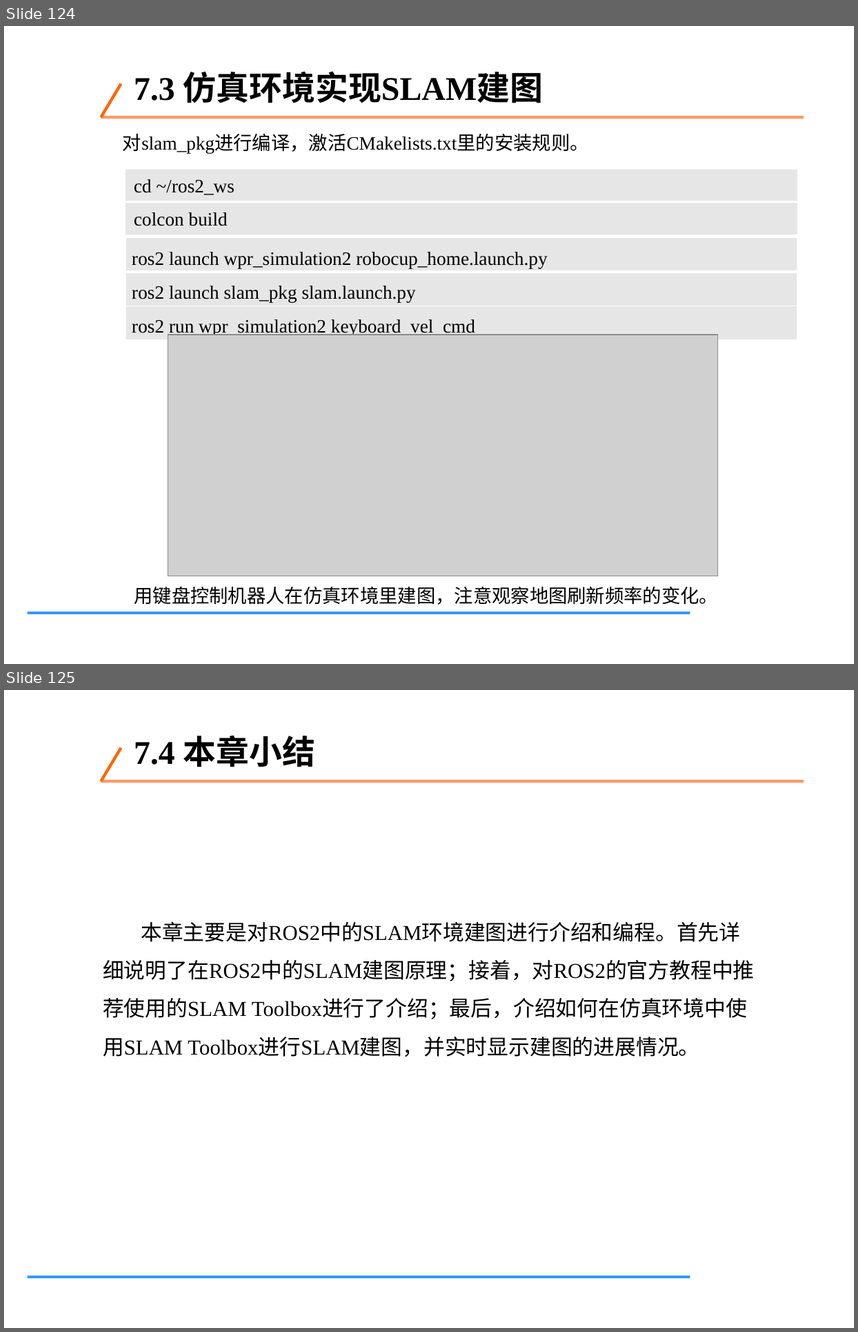
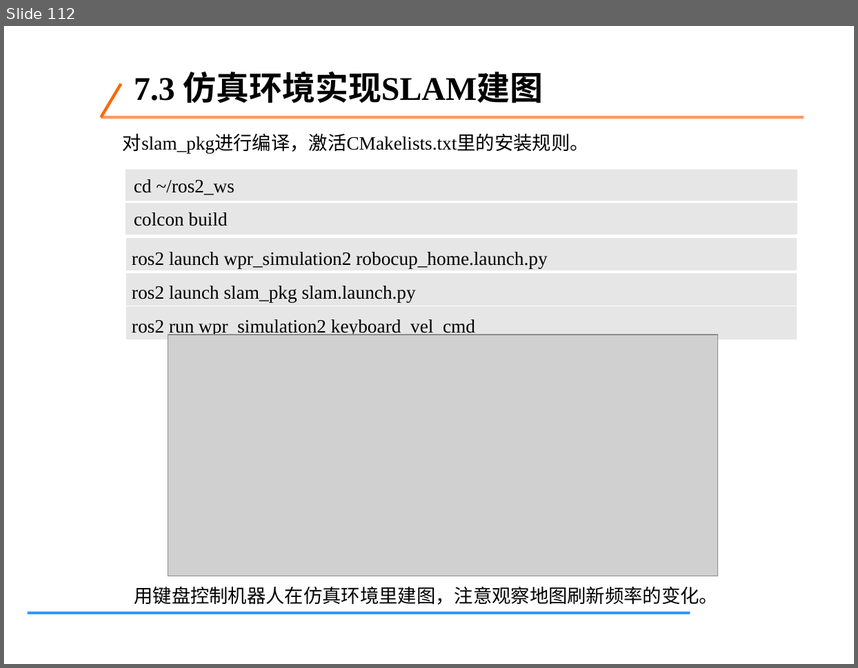
Before and after one commit to tcy1998/robotics-engineering-practice, a slide deck: downloads/week02-chapters-01-07.pptx. Shown one above the other, each under a label of ours: slides 124 and 125 before the commit, slide 112 after it. The pictures are 858x1332 and 858x668 pixels, drawn with LibreOffice and Linux fonts; fonts in the diff are those of the drawing; grey boxes stand for pictures. Boxes give left, top, right and bottom in pixels: in the first picture for what was removed or moved away, otherwise in the second. Text is boxed around its words. In the diff, an @@ line names an element or a change of style, - is before the commit and + after.

```diff
--- a/downloads/week02-chapters-01-07.pptx
+++ b/downloads/week02-chapters-01-07.pptx
@@ slide 125 removed at (x1=4, y1=690, x2=854, y2=1328), background #FFFFFF; not listed: 3 template elements that a slide beside it also shows @@
@@ text removed at (x1=134, y1=735, x2=315, y2=767) @@
-7.4 本章小结
@@ text removed at (x1=103, y1=922, x2=755, y2=1056) @@
-本章主要是对ROS2中的SLAM环境建图进行介绍和编程。首先详细说明了在ROS2中的SLAM建图原理；接着，对ROS2的官方教程中推荐使用的SLAM Toolbox进行了介绍；最后，介绍如何在仿真环境中使用SLAM Toolbox进行SLAM建图，并实时显示建图的进展情况。
@@ what was slide 124 is now slide 112 @@
```
Also in this commit, not shown: 7 slides changed, 12 other slides removed, 1 other file.
